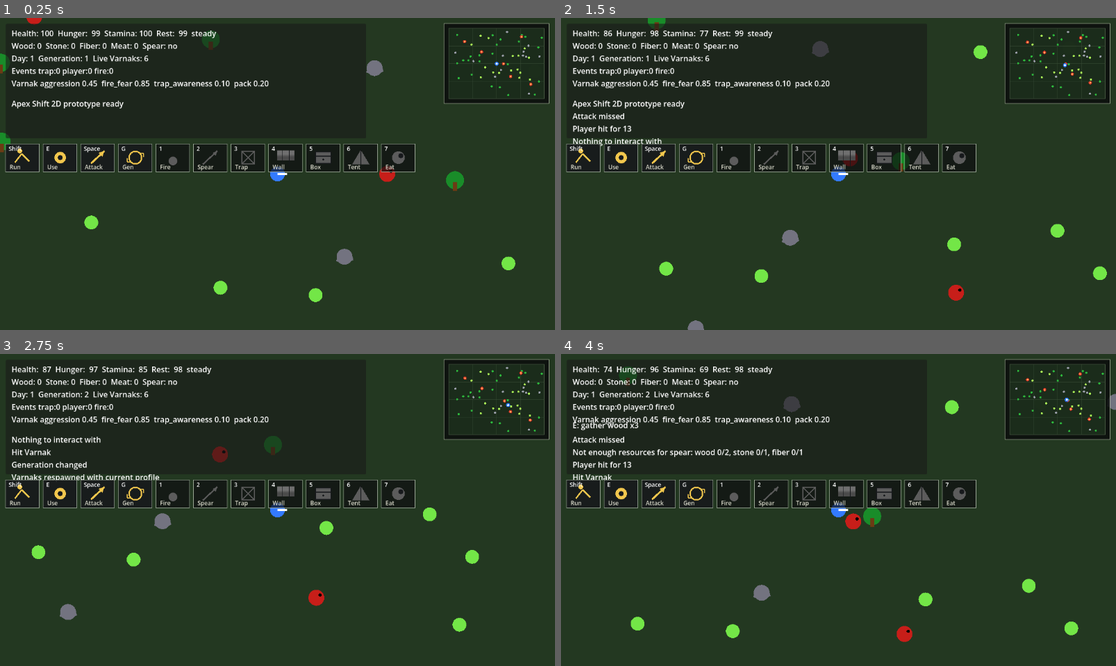
Above: before the commit, frames 1-4 (two rows, left to right).
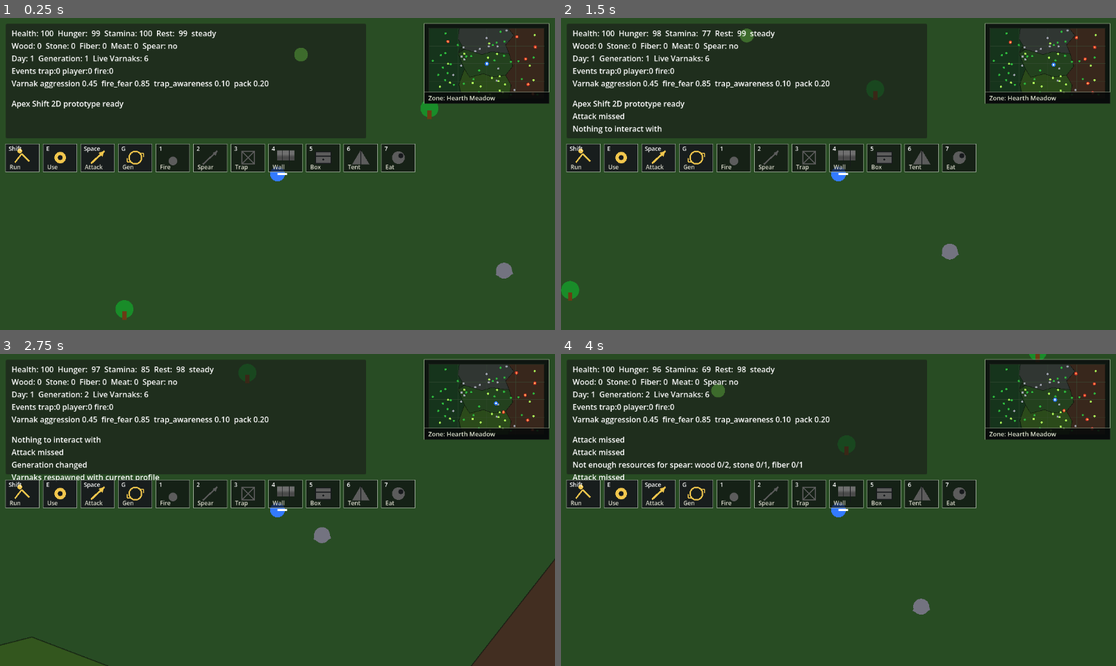
Above: after the commit, the same moments.

Repository: krisstoof/apex-shift-2d
Game: Godot game, scene res://scenes/main.tscn
The game is run twice, just before and just after one commit, with the same random seed, the same clock (stepped at 60 frames per second) and the same inputs.
Inputs (mouse positions are in pixels of both pictures, inside the frame that each line leads up to):
- Up to frame 1 (0.25 s): no input
- Up to frame 2 (1.5 s): tap Enter at 0.5 s; move the mouse to (960, 158) at 0.52 s; hold D (move_right) 0.53-1.28 s; hold Shift 0.53-1.28 s; click (960, 158) at 0.67 s; tap Space at 0.77 s; move the mouse to (727, 189) at 1.27 s; hold S (move_down) from 1.28 s (still down); tap E at 1.35 s
- Up to frame 3 (2.75 s): tap Space at 1.52 s; move the mouse to (333, 441) at 2.02 s; release S (move_down) at 2.03 s; hold D (move_right) from 2.03 s (still down); tap G at 2.1 s
- Up to frame 4 (4 s): move the mouse to (810, 572) at 2.77 s; release D (move_right) at 2.78 s; hold W (move_up) 2.78-3.53 s; tap 1 at 2.85 s; click (810, 572) at 2.92 s; tap Space at 3.02, 3.77 s; move the mouse to (1005, 556) at 3.52 s; hold A (move_left) from 3.53 s (still down); tap 2 at 3.6 s

The runs differ from the first frame. In frame 1, 4.5% of the frame differs, in the area x 0-99%, y 0-97%; in frame 2, 5.2%; in frame 3, 8.3%, in the area x 0-100%, y 1-100%; in frame 4, 6.0%.

Commit message:
world/#26 add biomes, increase map and update minimap

Diff:
--- a/scenes/ui/hud.tscn
+++ b/scenes/ui/hud.tscn
@@ -48,7 +48,7 @@
 anchors_preset = 1
 anchor_left = 1.0
 anchor_right = 1.0
-offset_left = -230.0
+offset_left = -271.0
 offset_top = 12.0
 offset_right = -12.0
 offset_bottom = 178.0
--- a/scripts/player/player.gd
+++ b/scripts/player/player.gd
@@ -3,8 +3,8 @@
 @export var walk_speed := 180.0
 @export var run_speed := 290.0
 
-const WORLD_LIMIT_X := 1410.0
-const WORLD_LIMIT_Y := 850.0
+const WORLD_LIMIT_X := 2130.0
+const WORLD_LIMIT_Y := 1290.0
 
 var stats := PlayerStats.new()
 var inventory := Inventory.new()
--- a/scripts/ui/hud.gd
+++ b/scripts/ui/hud.gd
@@ -22,8 +22,9 @@
 	day_night_system = p_day_night_system
 	skill_icon_bar.bind(player)
 	var world := get_tree().current_scene.get_node_or_null("World")
-	var world_rect: Rect2 = world.get_world_rect() if world and world.has_method("get_world_rect") else Rect2(-1440, -880, 2880, 1760)
-	minimap.bind(player, world_rect)
+	var world_rect: Rect2 = world.get_world_rect() if world and world.has_method("get_world_rect") else Rect2(-2160, -1320, 4320, 2640)
+	var biome_zones: Array[Dictionary] = world.get_biome_zones() if world and world.has_method("get_biome_zones") else []
+	minimap.bind(player, world_rect, biome_zones)
 
 
 func _process(_delta: float) -> void:
--- a/scripts/ui/minimap.gd
+++ b/scripts/ui/minimap.gd
@@ -3,12 +3,14 @@
 const PADDING := 10.0
 
 var player: Node2D
-var world_rect := Rect2(-1440, -880, 2880, 1760)
+var world_rect := Rect2(-2160, -1320, 4320, 2640)
+var biome_zones: Array[Dictionary] = []
 
 
-func bind(p_player: Node2D, p_world_rect: Rect2) -> void:
+func bind(p_player: Node2D, p_world_rect: Rect2, p_biome_zones: Array[Dictionary]) -> void:
 	player = p_player
 	world_rect = p_world_rect
+	biome_zones = p_biome_zones
 	queue_redraw()
 
 
@@ -24,10 +26,26 @@
 	draw_rect(map_rect, Color(0.74, 0.78, 0.68, 0.9), false, 1.0)
 	draw_rect(content_rect, Color(0.11, 0.18, 0.11, 0.94), true)
 	draw_rect(content_rect, Color(0.35, 0.43, 0.32, 0.8), false, 1.0)
+	_draw_biomes(content_rect)
 	_draw_grid(content_rect)
 	_draw_resources(content_rect)
 	_draw_varnaks(content_rect)
 	_draw_player(content_rect)
+	_draw_zone_label(map_rect)
+
+
+func _draw_biomes(content_rect: Rect2) -> void:
+	for biome in biome_zones:
+		var map_points := PackedVector2Array()
+		for point_value in biome["points"]:
+			map_points.append(_world_to_map(Vector2(point_value), content_rect))
+		draw_colored_polygon(map_points, Color(biome["color"]).lerp(Color.BLACK, 0.15))
+		_draw_biome_outline(map_points)
+
+
+func _draw_biome_outline(points: PackedVector2Array) -> void:
+	for i in points.size():
+		draw_line(points[i], points[(i + 1) % points.size()], Color(0.03, 0.04, 0.03, 0.55), 1.0)
 
 
 func _draw_grid(content_rect: Rect2) -> void:
@@ -64,6 +82,22 @@
 	draw_circle(pos, 2.0, Color.WHITE)
 
 
+func _draw_zone_label(map_rect: Rect2) -> void:
+	var label_rect := Rect2(0.0, map_rect.size.y - 24.0, map_rect.size.x, 24.0)
+	draw_rect(label_rect, Color(0.03, 0.04, 0.04, 0.88), true)
+	draw_line(label_rect.position, label_rect.position + Vector2(label_rect.size.x, 0.0), Color(0.74, 0.78, 0.68, 0.55), 1.0)
+	draw_string(get_theme_default_font(), label_rect.position + Vector2(8.0, 17.0), "Zone: %s" % _get_player_zone_name(), HORIZONTAL_ALIGNMENT_LEFT, -1.0, 13, Color(0.90, 0.92, 0.84))
+
+
+func _get_player_zone_name() -> String:
+	if not is_instance_valid(player):
+		return "Unknown"
+	for biome in biome_zones:
+		if Geometry2D.is_point_in_polygon(player.global_position, PackedVector2Array(biome["points"])):
+			return str(biome.get("name", "Unknown"))
+	return "Wilderness"
+
+
 func _world_to_map(world_position: Vector2, content_rect: Rect2) -> Vector2:
 	var normalized := Vector2(
 		inverse_lerp(world_rect.position.x, world_rect.end.x, world_position.x),
--- a/scripts/world/world.gd
+++ b/scripts/world/world.gd
@@ -2,7 +2,107 @@
 
 const RESOURCE_SCENE := preload("res://scenes/world/resource_node.tscn")
 const VARNAK_SCENE := preload("res://scenes/creatures/varnak.tscn")
-const WORLD_RECT := Rect2(-1440, -880, 2880, 1760)
+const WORLD_SCALE := 1.5
+const WORLD_RECT := Rect2(-2160, -1320, 4320, 2640)
+const BIOME_ZONES := [
+	{
+		"name": "Westwood",
+		"points": [
+			Vector2(-1440, -880),
+			Vector2(-690, -880),
+			Vector2(-560, -620),
+			Vector2(-720, -260),
+			Vector2(-560, 130),
+			Vector2(-700, 520),
+			Vector2(-610, 880),
+			Vector2(-1440, 880)
+		],
+		"color": Color(0.10, 0.24, 0.13),
+		"tree_weight": 7.0,
+		"rock_weight": 1.0,
+		"bush_weight": 3.0,
+		"dangerous": false
+	},
+	{
+		"name": "Stoneback Ridge",
+		"points": [
+			Vector2(-690, -880),
+			Vector2(540, -880),
+			Vector2(680, -710),
+			Vector2(470, -470),
+			Vector2(560, -250),
+			Vector2(120, -300),
+			Vector2(-120, -230),
+			Vector2(-560, -360),
+			Vector2(-720, -620)
+		],
+		"color": Color(0.22, 0.25, 0.23),
+		"tree_weight": 1.0,
+		"rock_weight": 7.0,
+		"bush_weight": 1.0,
+		"dangerous": false
+	},
+	{
+		"name": "Hearth Meadow",
+		"points": [
+			Vector2(-560, -360),
+			Vector2(-120, -230),
+			Vector2(120, -300),
+			Vector2(560, -250),
+			Vector2(650, 60),
+			Vector2(470, 290),
+			Vector2(130, 330),
+			Vector2(-80, 250),
+			Vector2(-430, 340),
+			Vector2(-560, 130),
+			Vector2(-720, -260)
+		],
+		"color": Color(0.16, 0.30, 0.14),
+		"tree_weight": 3.0,
+		"rock_weight": 2.0,
+		"bush_weight": 4.0,
+		"dangerous": false
+	},
+	{
+		"name": "South Thicket",
+		"points": [
+			Vector2(-560, 130),
+			Vector2(-430, 340),
+			Vector2(-80, 250),
+			Vector2(130, 330),
+			Vector2(470, 290),
+			Vector2(610, 540),
+			Vector2(540, 880),
+			Vector2(-610, 880),
+			Vector2(-700, 520)
+		],
+		"color": Color(0.20, 0.34, 0.12),
+		"tree_weight": 2.0,
+		"rock_weight": 1.0,
+		"bush_weight": 7.0,
+		"dangerous": false
+	},
+	{
+		"name": "Redfang Wilds",
+		"points": [
+			Vector2(540, -880),
+			Vector2(1440, -880),
+			Vector2(1440, 880),
+			Vector2(540, 880),
+			Vector2(610, 540),
+			Vector2(470, 290),
+			Vector2(650, 60),
+			Vector2(560, -250),
+			Vector2(470, -470),
+			Vector2(680, -710)
+		],
+		"color": Color(0.26, 0.18, 0.13),
+		"tree_weight": 3.0,
+		"rock_weight": 4.0,
+		"bush_weight": 2.0,
+		"dangerous": true
+	}
+]
 const RESOURCE_SPAWN_MARGIN := 70.0
 const RESOURCE_MIN_DISTANCE := 70.0
 const RESOURCE_PLAYER_SAFE_DISTANCE := 180.0
@@ -15,12 +115,17 @@
 	Vector2(420, 330),
 	Vector2(-980, -560),
 	Vector2(1040, 520),
-	Vector2(760, -680)
+	Vector2(760, -680),
+	Vector2(980, -120),
+	Vector2(1220, -420),
+	Vector2(1160, 760),
+	Vector2(-1140, 580)
 ]
 
-@export var tree_count := 24
-@export var rock_count := 12
-@export var bush_count := 16
+@export var tree_count := 29
+@export var rock_count := 14
+@export var bush_count := 19
+@export var varnak_target_count := 6
 
 var evolution_director: Node
 var day_night_system: Node
@@ -48,20 +153,28 @@
 	return WORLD_RECT
 
 
+func get_biome_zones() -> Array[Dictionary]:
+	var scaled_biomes: Array[Dictionary] = []
+	for biome_value in BIOME_ZONES:
+		var biome := Dictionary(biome_value).duplicate(true)
+		biome["points"] = _get_biome_points(biome)
+		scaled_biomes.append(biome)
+	return scaled_biomes
+
+
 func _spawn_resources() -> void:
-	var resource_counts := {
-		"tree": tree_count,
-		"rock": rock_count,
-		"bush": bush_count
-	}
 	var used_positions: Array[Vector2] = []
 	var player_position := _get_player_position()
 
-	for resource_key in resource_counts.keys():
-		var resource_kind := String(resource_key)
-		for _i in int(resource_counts[resource_key]):
-			if not _try_spawn_resource(resource_kind, used_positions, player_position):
-				push_warning("Could not find a valid spawn position for %s" % resource_kind)
+	_spawn_resource_kind("tree", tree_count, used_positions, player_position)
+	_spawn_resource_kind("rock", rock_count, used_positions, player_position)
+	_spawn_resource_kind("bush", bush_count, used_positions, player_position)
+
+
+func _spawn_resource_kind(resource_kind: String, count: int, used_positions: Array[Vector2], player_position: Vector2) -> void:
+	for _i in count:
+		if not _try_spawn_resource(resource_kind, used_positions, player_position):
+			push_warning("Could not find a valid spawn position for %s" % resource_kind)
 
 
 func _spawn_resource_at(resource_kind: String, pos: Vector2) -> void:
@@ -72,17 +185,74 @@
 
 
 func _try_spawn_resource(resource_kind: String, used_positions: Array[Vector2], player_position: Vector2) -> bool:
-	var spawn_area := WORLD_RECT.grow(-RESOURCE_SPAWN_MARGIN)
 	for _attempt in RESOURCE_SPAWN_ATTEMPTS:
+		var biome := _pick_resource_biome(resource_kind)
+		var spawn_area := _get_biome_bounds(biome).grow(-RESOURCE_SPAWN_MARGIN)
 		var candidate := Vector2(
 			resource_rng.randf_range(spawn_area.position.x, spawn_area.end.x),
 			resource_rng.randf_range(spawn_area.position.y, spawn_area.end.y)
 		)
-		if _is_valid_resource_position(candidate, used_positions, player_position):
+		if _is_point_in_biome(candidate, biome) and _is_valid_resource_position(candidate, used_positions, player_position):
 			used_positions.append(candidate)
 			_spawn_resource_at(resource_kind, candidate)
 			return true
 	return false
+
+
+func _pick_resource_biome(resource_kind: String) -> Dictionary:
+	var total_weight := 0.0
+	for biome_value in BIOME_ZONES:
+		var biome := Dictionary(biome_value)
+		total_weight += _get_biome_resource_weight(biome, resource_kind)
+	if total_weight <= 0.0:
+		return Dictionary(BIOME_ZONES[0])
+
+	var roll := resource_rng.randf_range(0.0, total_weight)
+	var cursor := 0.0
+	for biome_value in BIOME_ZONES:
+		var biome := Dictionary(biome_value)
+		cursor += _get_biome_resource_weight(biome, resource_kind)
+		if roll <= cursor:
+			return biome
+	return Dictionary(BIOME_ZONES[0])
+
+
+func _get_biome_resource_weight(biome: Dictionary, resource_kind: String) -> float:
+	match resource_kind:
+		"tree":
+			return float(biome.get("tree_weight", 0.0))
+		"rock":
+			return float(biome.get("rock_weight", 0.0))
+		"bush":
+			return float(biome.get("bush_weight", 0.0))
+		_:
+			return 0.0
+
+
+func _get_biome_bounds(biome: Dictionary) -> Rect2:
+	var points := _get_biome_points(biome)
+	var bounds := Rect2(points[0], Vector2.ZERO)
+	for point in points:
+		bounds = bounds.expand(point)
+	return bounds
+
+
+func _is_point_in_biome(point: Vector2, biome: Dictionary) -> bool:
+	return Geometry2D.is_point_in_polygon(point, PackedVector2Array(_get_biome_points(biome)))
+
+
+func _get_biome_points(biome: Dictionary) -> Array[Vector2]:
+	var scaled_points: Array[Vector2] = []
+	for point_value in biome["points"]:
+		scaled_points.append(Vector2(point_value) * WORLD_SCALE)
+	return scaled_points
+
+
+func _draw_biome_outline(points: PackedVector2Array) -> void:
+	for i in points.size():
+		var start := points[i]
+		var end := points[(i + 1) % points.size()]
+		draw_line(start, end, Color(0.05, 0.06, 0.05, 0.45), 2.0)
 
 
 func _is_valid_resource_position(candidate: Vector2, used_positions: Array[Vector2], player_position: Vector2) -> bool:
@@ -111,12 +281,13 @@
 
 
 func _spawn_varnaks() -> void:
-	for pos in VARNAK_SPAWN_POINTS:
-		_spawn_varnak_at(pos)
+	for _i in varnak_target_count:
+		if not _try_spawn_missing_varnak():
+			push_warning("Could not find a safe initial Varnak spawn point")
 
 
 func respawn_missing_varnaks() -> void:
-	var missing_count := VARNAK_SPAWN_POINTS.size() - get_tree().get_nodes_in_group("varnak").size()
+	var missing_count := varnak_target_count - get_tree().get_nodes_in_group("varnak").size()
 	if missing_count <= 0:
 		return
 	var spawned := 0
@@ -148,17 +319,40 @@
 
 func _try_spawn_missing_varnak() -> bool:
 	var player_position := _get_player_position()
-	var shuffled_points := VARNAK_SPAWN_POINTS.duplicate()
-	shuffled_points.shuffle()
-	for point_value in shuffled_points:
-		var point := Vector2(point_value)
+	for _attempt in VARNAK_SPAWN_ATTEMPTS:
+		var point := _pick_varnak_spawn_point()
 		if _is_valid_varnak_spawn_position(point, player_position):
 			_spawn_varnak_at(point)
 			return true
-	for _attempt in VARNAK_SPAWN_ATTEMPTS:
-		var point := Vector2(VARNAK_SPAWN_POINTS[varnak_rng.randi_range(0, VARNAK_SPAWN_POINTS.size() - 1)])
-		if _is_valid_varnak_spawn_position(point, player_position):
-			_spawn_varnak_at(point)
+	return false
+
+
+func _pick_varnak_spawn_point() -> Vector2:
+	var total_weight := 0.0
+	for point_value in VARNAK_SPAWN_POINTS:
+		total_weight += _get_varnak_spawn_weight(_scale_world_point(Vector2(point_value)))
+	var roll := varnak_rng.randf_range(0.0, total_weight)
+	var cursor := 0.0
+	for point_value in VARNAK_SPAWN_POINTS:
+		var point := _scale_world_point(Vector2(point_value))
+		cursor += _get_varnak_spawn_weight(point)
+		if roll <= cursor:
+			return point
+	return _scale_world_point(Vector2(VARNAK_SPAWN_POINTS[0]))
+
+
+func _scale_world_point(point: Vector2) -> Vector2:
+	return point * WORLD_SCALE
+
+
+func _get_varnak_spawn_weight(point: Vector2) -> float:
+	return 4.0 if _is_point_in_dangerous_biome(point) else 1.0
+
+
+func _is_point_in_dangerous_biome(point: Vector2) -> bool:
+	for biome_value in BIOME_ZONES:
+		var biome := Dictionary(biome_value)
+		if bool(biome.get("dangerous", false)) and _is_point_in_biome(point, biome):
 			return true
 	return false
 
@@ -187,6 +381,11 @@
 
 func _draw() -> void:
 	draw_rect(WORLD_RECT, Color(0.14, 0.22, 0.13), true)
+	for biome_value in BIOME_ZONES:
+		var biome := Dictionary(biome_value)
+		var biome_points := PackedVector2Array(_get_biome_points(biome))
+		draw_colored_polygon(biome_points, Color(biome["color"]))
+		_draw_biome_outline(biome_points)
 	draw_rect(WORLD_RECT, Color(0.07, 0.09, 0.07), false, 5.0)
 	if day_night_system and day_night_system.night_amount > 0.0:
 		draw_rect(WORLD_RECT, Color(0.02, 0.03, 0.09, day_night_system.night_amount * 0.45), true)
